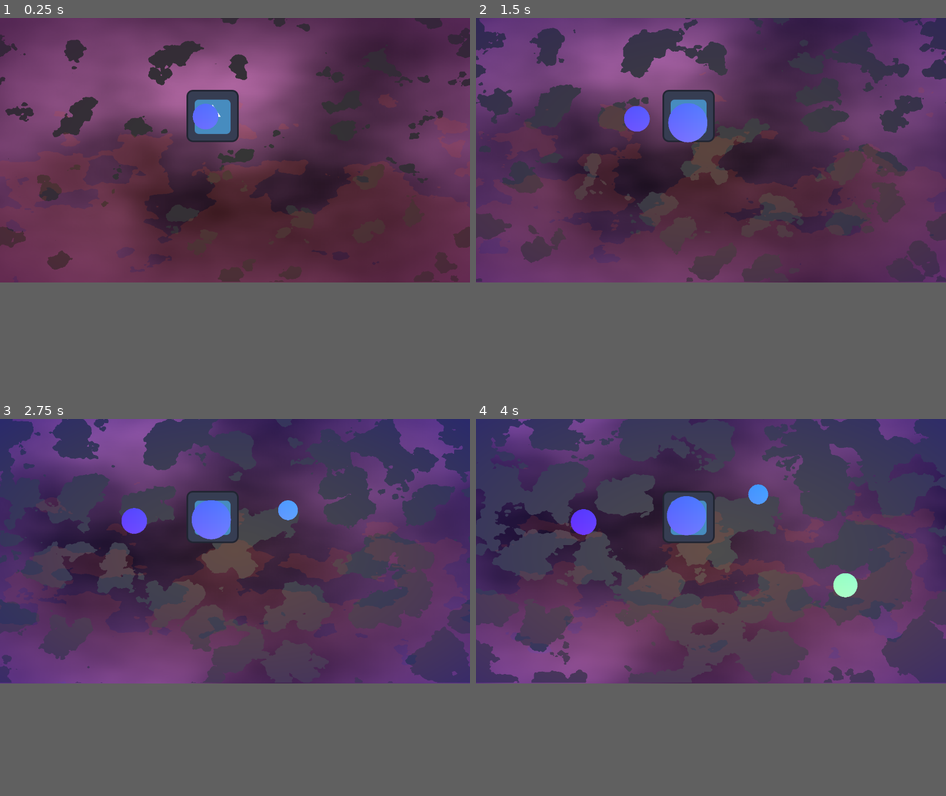
Above: before the commit, frames 1-4 (two rows, left to right).
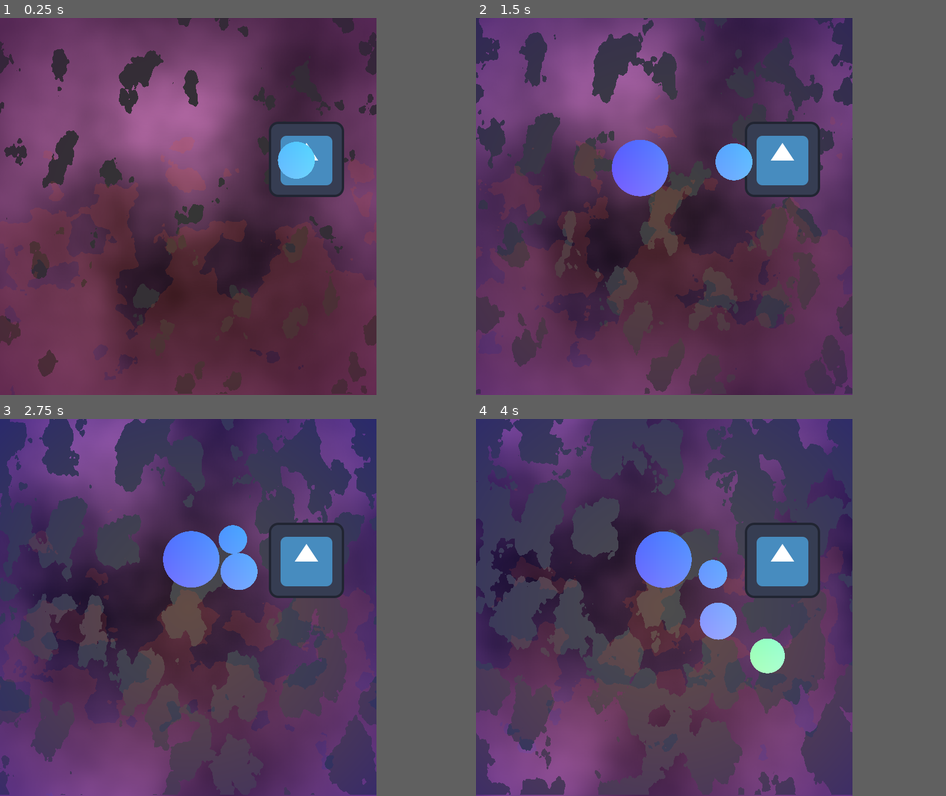
Above: after the commit, the same moments.

Repository: RoroZoro41/Bouncing_Marbles
Game: Godot game, scene res://Scenes/main.tscn
Two runs of this game, one before a commit and one after it. Both use one fixed random seed, a clock stepped at 60 frames per second and the inputs below. The engine's default icon, where the game draws it, is replaced by a stand-in: a white triangle on a blue panel in a dark square.
Inputs (mouse positions are in pixels of both pictures, inside the frame that each line leads up to):
- Up to frame 1 (0.25 s): no input
- Up to frame 2 (1.5 s): move the mouse to (678, 116) at 0.52 s; press the mouse at (678, 116) at 0.53 s; move the mouse to (687, 123) at 1.27 s; release the mouse at (687, 123) at 1.28 s; right-click (687, 123) at 1.35 s
- Up to frame 3 (2.75 s): move the mouse to (282, 494) at 2.02 s; press the mouse at (282, 494) at 2.03 s
- Up to frame 4 (4 s): move the mouse to (762, 509) at 2.77 s; release the mouse at (762, 509) at 2.78 s; right-click (762, 509) at 2.85 s; move the mouse to (852, 592) at 3.52 s; press the mouse at (852, 592) at 3.53 s
In our replay, the window is 799x449 before the commit and 640x640 after it. These sizes can differ from the game's own. Grey fills any space a smaller window leaves; there, only what the larger window draws over its background counts as a difference.

The runs differ from the first frame. In frame 1, 49% of the frame differs, in the area x 0-100%, y 0-100%; in frame 2, 47%; in frame 3, 41%; in frame 4, 45%.

Commit message:
Add files via upload

Diff:
--- a/bouncing-ball/Scenes/ball_with_sprite.tscn
+++ b/bouncing-ball/Scenes/ball_with_sprite.tscn
@@ -9,7 +9,6 @@
 
 [sub_resource type="CircleShape2D" id="CircleShape2D_e02uu"]
 resource_local_to_scene = true
-radius = 10.1108
 
 [sub_resource type="AudioStreamWAV" id="AudioStreamWAV_qe56u"]
 data = PackedByteArray("TABJADUAp/+5//z/KAB+ABgAtv+7/53//f8xAAEAJwANACAASwDU/9L/CADg//P/7v8JACMA5f87AGQA/f8DAMj/kf/5/yc …(15627 unchanged characters)…
--- a/bouncing-ball/Scripts/ball.gd
+++ b/bouncing-ball/Scripts/ball.gd
@@ -52,36 +52,21 @@
 	drag()
 
 func screen_bounce():
-#easy but inneficient way to make the balls bounce off of edges of screen
+# when the ball reaches either end of screen, flip their velocity, and play sound
+# Also, ball won't ever leave the window thanks to clamping the position
 	var window_edge = get_viewport_rect().size
 	var gpos = global_position
 	var radius = collision_shape.shape.radius
-	var out_of_bounds_return_offset = 1
-	var out_of_bounds_return_dragging_multiplier = 10
-	if dragging_ball:
-		out_of_bounds_return_dragging_multiplier = 10
-	else: out_of_bounds_return_dragging_multiplier = 1
+	position.x = clamp(gpos.x,0+radius,window_edge.x-radius)
+	position.y = clamp(gpos.y,0+radius,window_edge.y-radius)
 	if gpos.x - radius <= 0 or gpos.x + radius >= window_edge.x:
 		linear_velocity.x *= -1  # Reverse X velocity
 		if not dragging_ball:
 			play_rand_ball_sound()
-
-		if gpos.x - radius <= 0:
-			position.x += out_of_bounds_return_offset * out_of_bounds_return_dragging_multiplier
-		else:
-			position.x -= out_of_bounds_return_offset * out_of_bounds_return_dragging_multiplier
 	if gpos.y - radius <= 0 or gpos.y + radius >= window_edge.y:
-		linear_velocity.y *= -1  # Reverse X velocity
+		linear_velocity.y *= -1  # Reverse Y velocity
 		if not dragging_ball:
 			play_rand_ball_sound()
-
-		if gpos.y - radius <= 0:
-			position.y += out_of_bounds_return_offset * out_of_bounds_return_dragging_multiplier
-		else:
-			position.y -= out_of_bounds_return_offset * out_of_bounds_return_dragging_multiplier
-	# moves the ball to inisde the window if it gets too far
-	if gpos.x < 0:
-		gpos = 10
 
 func drag():
 	#delete currently dragged ball
--- a/bouncing-ball/project.godot
+++ b/bouncing-ball/project.godot
@@ -14,6 +14,13 @@
 run/main_scene="res://Scenes/main.tscn"
 config/features=PackedStringArray("4.3", "GL Compatibility")
 config/icon="res://Stuff/icon.svg"
+
+[display]
+
+window/size/viewport_width=640
+window/size/viewport_height=640
+window/size/initial_position=Vector2i(-500, 0)
+window/size/always_on_top=true
 
 [input]
 
Not shown, changed: bouncing-ball/TODO.txt
